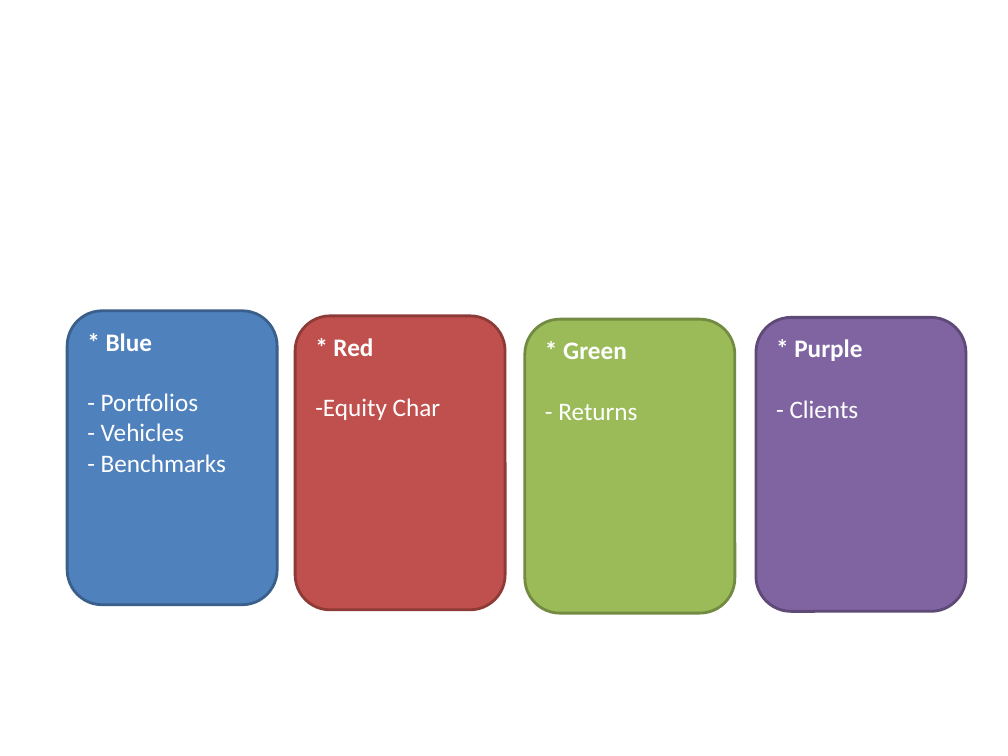
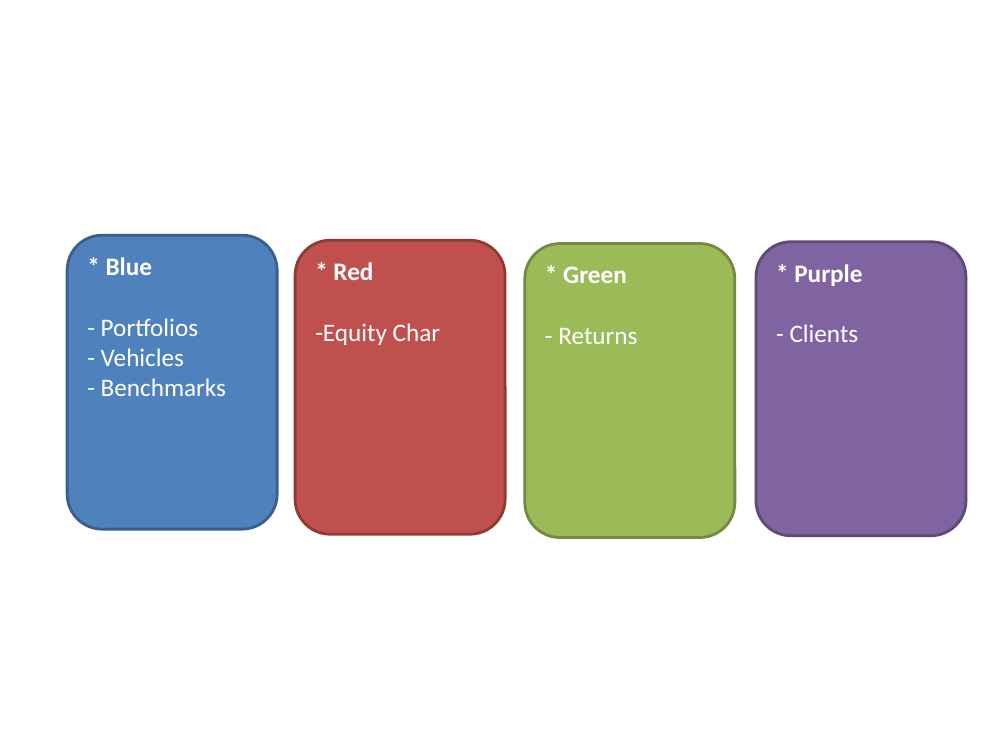
Before and after one commit to linus123/Mentoring-Resources, a slide deck: slide 1 of src/ServiceOrientedArchitecture/SOA.pptx. Drawn at 1008x756 pixels with LibreOffice and Linux fonts; fonts in the diff are those of the drawing. Boxes give left, top, right and bottom in pixels: in the first picture for what was removed or moved away, otherwise in the second. Text is boxed around its words. In the diff, an @@ line names an element or a change of style, - is before the commit and + after.

```diff
--- a/src/ServiceOrientedArchitecture/SOA.pptx
+++ b/src/ServiceOrientedArchitecture/SOA.pptx
@@ 4 rounded rectangles: place and size @@
-4 rounded rectangles at [68, 310, 966, 614]
+4 rounded rectangles at [68, 235, 966, 538]
```
Also in this commit, not shown: 2 other slides changed, 5 other files.
